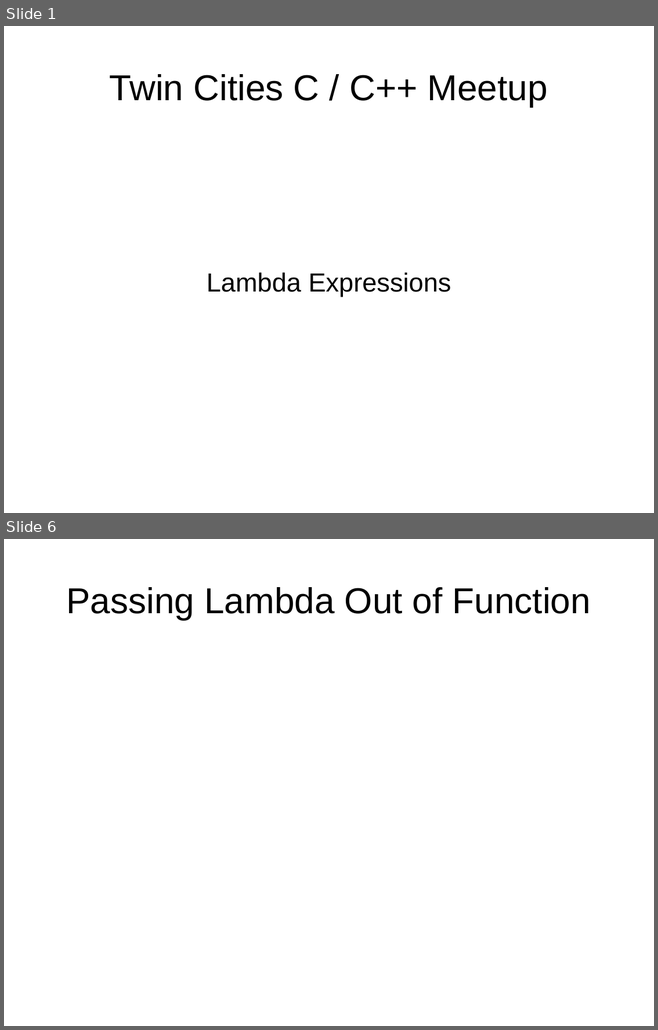
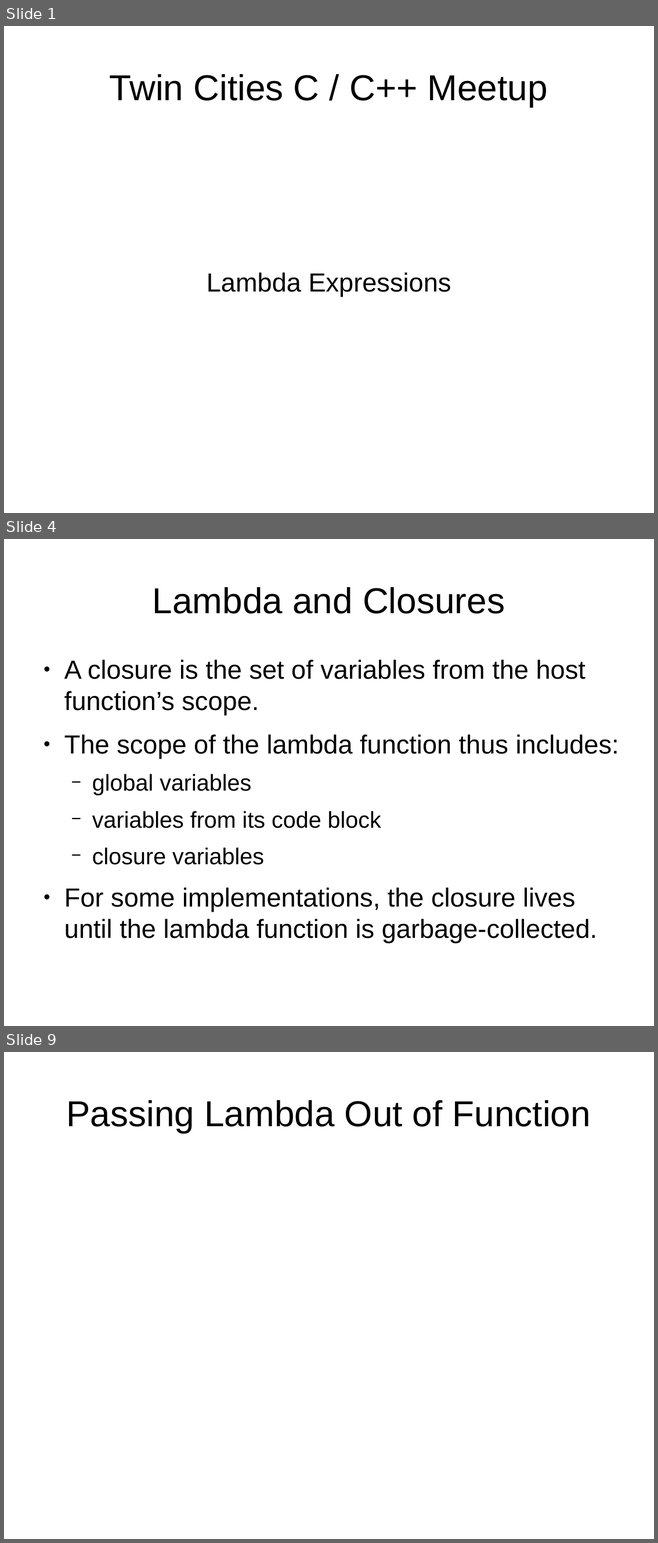
Before and after one commit to cjungmann/lambda_talk, a slide deck: lambda.odp. Shown one above the other, each under a label of ours: slides 1 and 6 before the commit, slides 1, 4 and 9 after it; the slides between them are not shown. The pictures are 658x1030 and 658x1543 pixels, drawn with LibreOffice and Linux fonts; fonts in the diff are those of the drawing. Boxes give left, top, right and bottom in pixels: in the first picture for what was removed or moved away, otherwise in the second. Text is boxed around its words. In the diff, an @@ line names an element or a change of style, - is before the commit and + after.

```diff
--- a/lambda.odp
+++ b/lambda.odp
@@ slide 4 added at (x1=4, y1=539, x2=654, y2=1026), background #FFFFFF @@
@@ title added at (x1=152, y1=587, x2=505, y2=614), 44 pt, text #000000 @@
+Lambda and Closures
@@ text added at (x1=64, y1=660, x2=619, y2=943), 32 pt, text #000000 @@
+● A closure is the set of variables from the host function’s scope.
+● The scope of the lambda function thus includes:
+  − global variables
+  − variables from its code block
+  − closure variables
+● For some implementations, the closure lives until the lambda function is garbage-collected.
@@ what was slide 6 is now slide 9 @@
```
Also in this commit, not shown: 2 slides changed, 5 other slides added, 2 slides removed.
